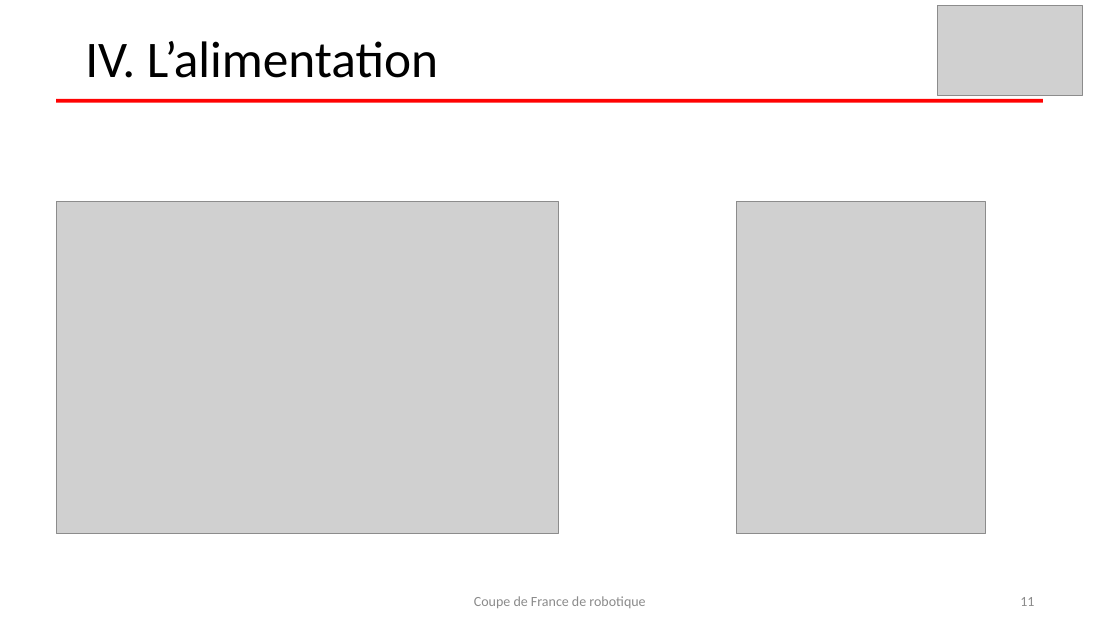
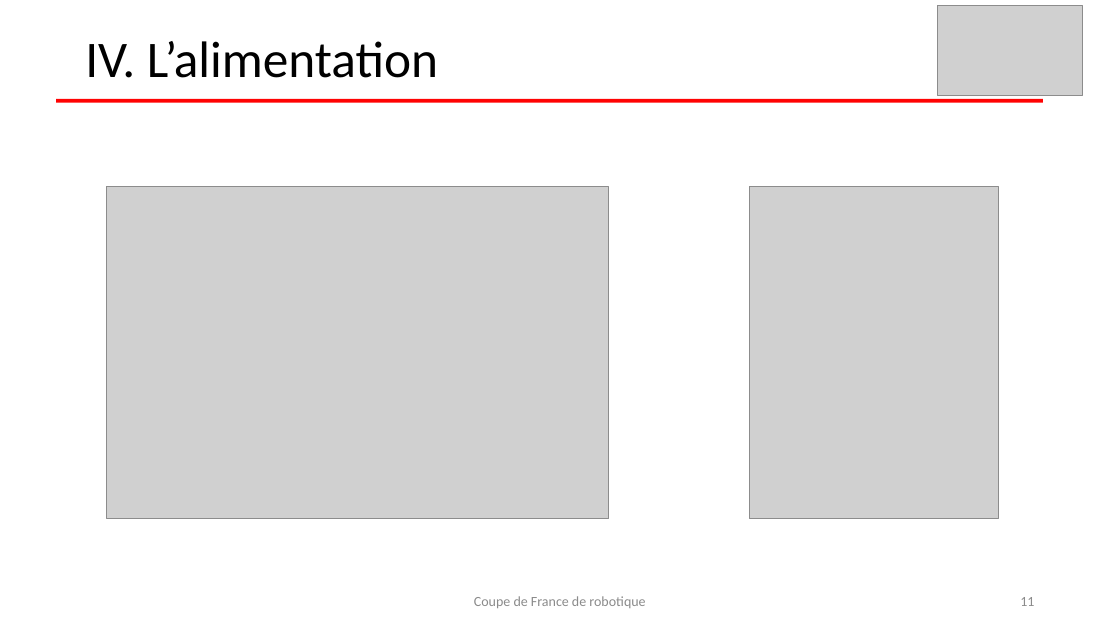
Before and after one commit to nsobczak/CoupeDeFrance, a slide deck: slide 11 of Présentation 1er semestre/2016-12 Présentation coupe de France.pptx. Drawn at 1120x630 pixels with LibreOffice and Linux fonts; fonts in the diff are those of the drawing; grey boxes stand for pictures. Boxes give left, top, right and bottom in pixels: in the first picture for what was removed or moved away, otherwise in the second. Text is boxed around its words. In the diff, an @@ line names an element or a change of style, - is before the commit and + after.

Commit message:
MAJ présentation
Ajout images

```diff
--- a/Présentation 1er semestre/2016-12 Présentation coupe de France.pptx
+++ b/Présentation 1er semestre/2016-12 Présentation coupe de France.pptx
@@ picture: place and size @@
-picture at [56, 202, 559, 534]
+picture at [107, 187, 609, 518]
@@ picture: place and size @@
-picture at [736, 201, 985, 533]
+picture at [749, 187, 998, 519]
```
Also in this commit, not shown: 1 other slide changed.
